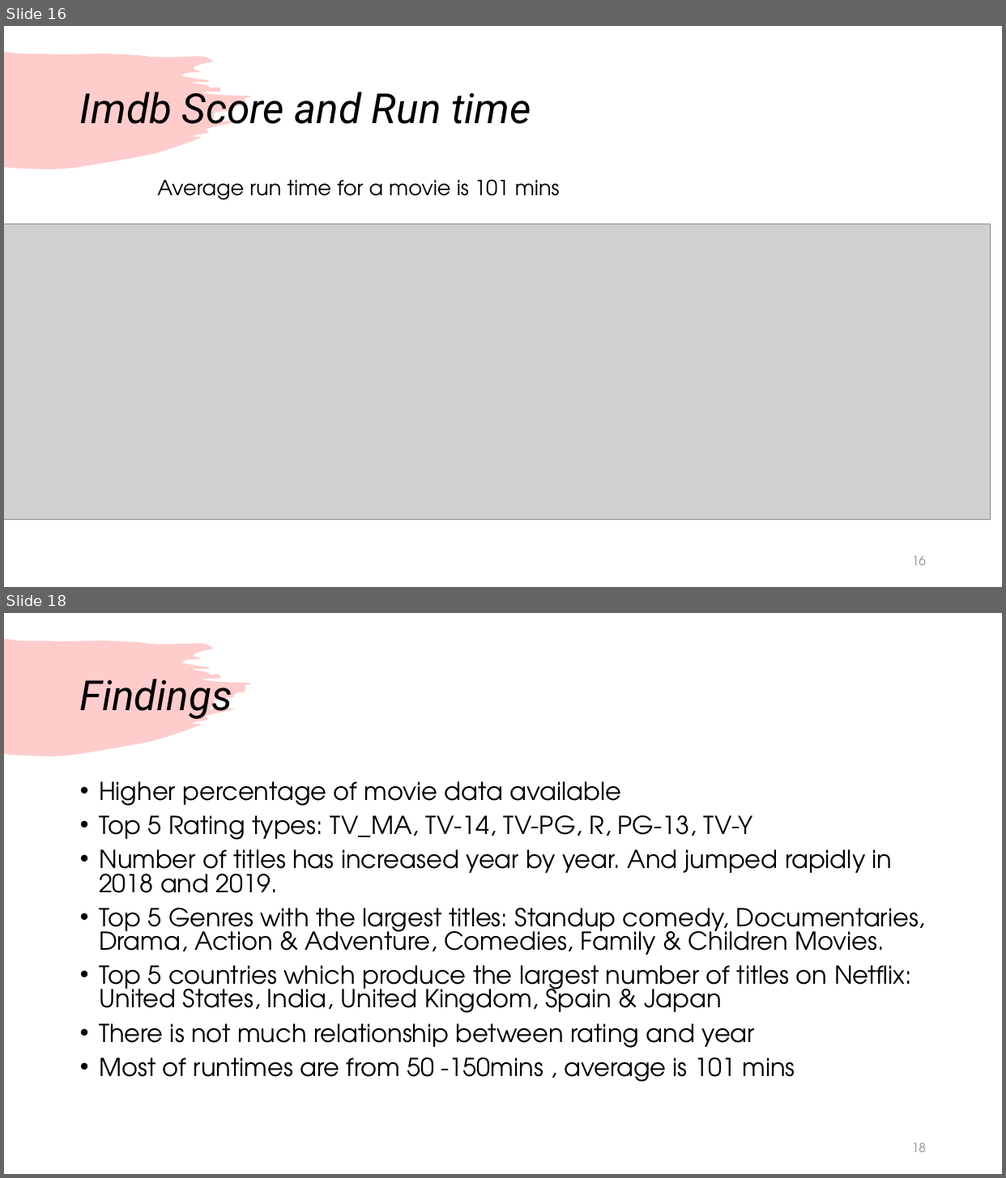
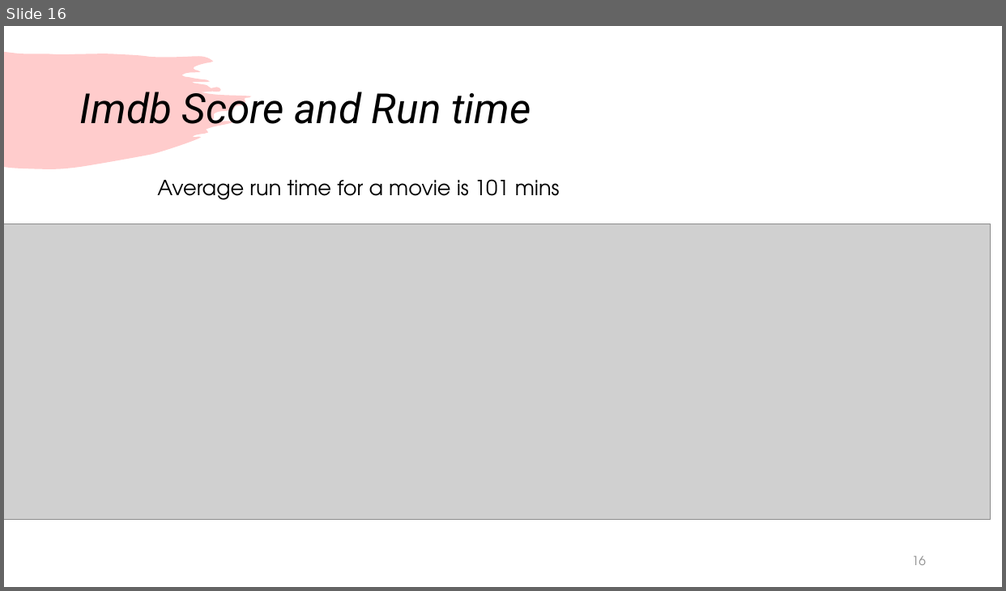
Before and after one commit to Kevinle76/NetFlix, a slide deck: Project_1.pptx. Shown one above the other, each under a label of ours: slides 16 and 18 before the commit, slide 16 after it; the slides between them are not shown. The pictures are 1006x1178 and 1006x591 pixels, drawn with LibreOffice and Linux fonts; fonts in the diff are those of the drawing; grey boxes stand for pictures. Boxes give left, top, right and bottom in pixels: in the first picture for what was removed or moved away, otherwise in the second. Text is boxed around its words. In the diff, an @@ line names an element or a change of style, - is before the commit and + after.

```diff
--- a/Project_1.pptx
+++ b/Project_1.pptx
@@ slide 18 removed at <box>4,613,1002,1174</box>, background #FFFFFF; not listed: 1 template element that a slide beside it also shows @@
@@ title removed at <box>80,672,232,721</box> @@
-Findings
@@ text removed at <box>99,781,926,1082</box> @@
-• Higher percentage of movie data available
-• Top 5 Rating types: TV_MA, TV-14, TV-PG, R, PG-13, TV-Y
-• Number of titles has increased year by year. And jumped rapidly in 2018 and 2019.
-• Top 5 Genres with the largest titles: Standup comedy, Documentaries, Drama, Action & Adventure, Comedies, Family & Children Movies.
-• Top 5 countries which produce the largest number of titles on Netflix: United States, India, United Kingdom, Spain & Japan
-• There is not much relationship between rating and year
-• Most of runtimes are from 50 -150mins , average is 101 mins
@@ page number removed at <box>912,1143,926,1152</box> @@
-18
```
Also in this commit, not shown: 2 slides changed, 2 slides added.
